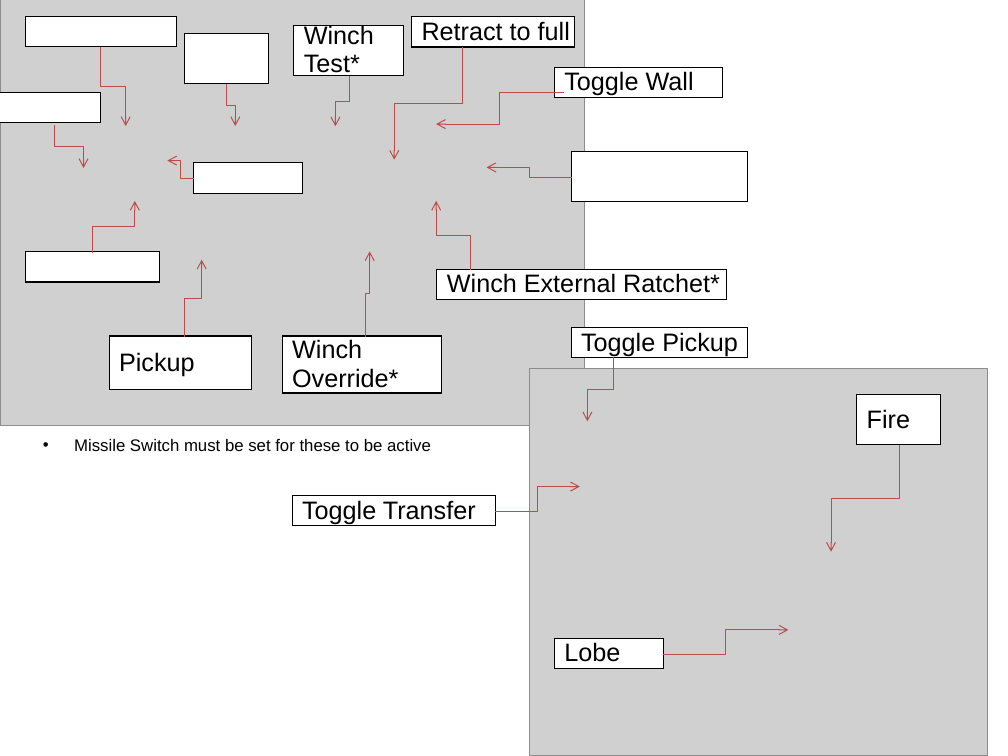
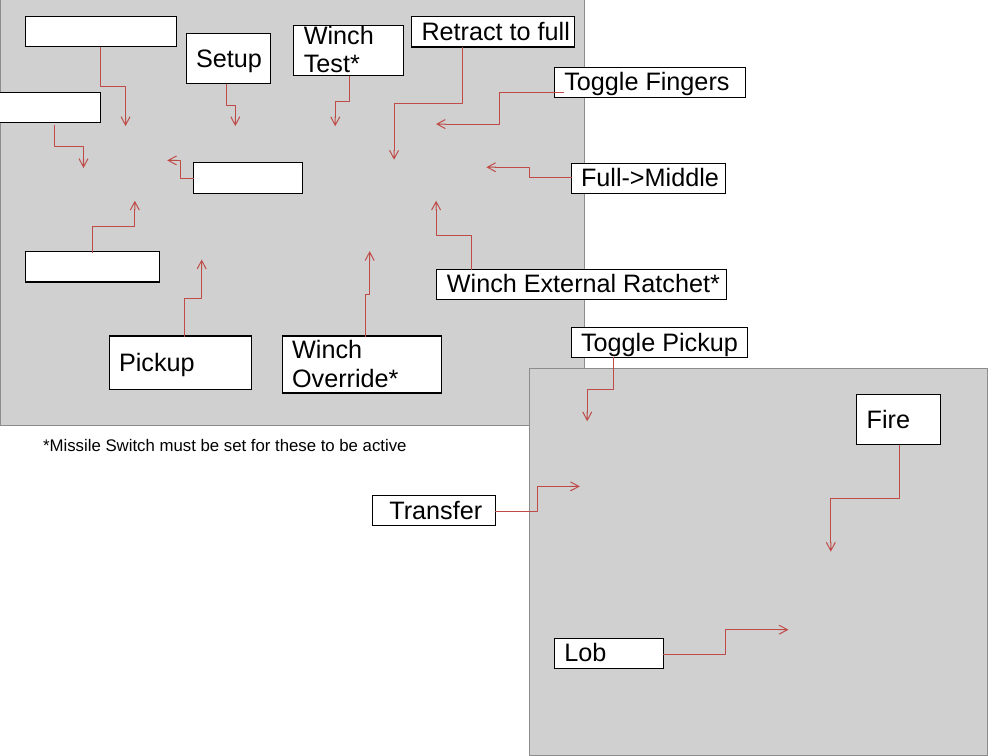
Before and after one commit to BobcatRobotics-Archive/2014, a slide deck: slide 1 of ControllerLayout.ppt. Drawn at 1008x756 pixels with LibreOffice and Linux fonts; fonts in the diff are those of the drawing; grey boxes stand for pictures. Boxes give left, top, right and bottom in pixels: in the first picture for what was removed or moved away, otherwise in the second. Text is boxed around its words. In the diff, an @@ line names an element or a change of style, - is before the commit and + after.

```diff
--- a/ControllerLayout.ppt
+++ b/ControllerLayout.ppt
@@ text in rectangle at bbox=[196, 49, 262, 72]: text added @@
+Setup
@@ rectangle "Toggle Fingers": place and size @@
-rectangle "Toggle Fingers" at bbox=[554, 68, 723, 98]
+rectangle "Toggle Fingers" at bbox=[554, 68, 746, 98]
@@ text in rectangle at bbox=[564, 71, 730, 96]: text changed @@
-Toggle Wall
+Toggle Fingers
@@ rectangle "Full->Middle": place and size @@
-rectangle "Full->Middle" at bbox=[572, 151, 748, 202]
+rectangle "Full->Middle" at bbox=[572, 163, 726, 194]
@@ text in rectangle at bbox=[581, 167, 719, 187]: text added @@
+Full->Middle
@@ text at bbox=[43, 439, 407, 451]: text changed @@
-• Missile Switch must be set for these to be active
+*Missile Switch must be set for these to be active
@@ rectangle "Transfer": place and size @@
-rectangle "Transfer" at bbox=[292, 496, 496, 526]
+rectangle "Transfer" at bbox=[373, 496, 496, 526]
@@ text in rectangle at bbox=[389, 500, 482, 520]: text changed @@
-Toggle Transfer
+Transfer
@@ text in rectangle at bbox=[564, 642, 606, 662]: text changed @@
-Lobe
+Lob
```
Also in this commit, not shown: 1 other slide changed, 26 other files.
